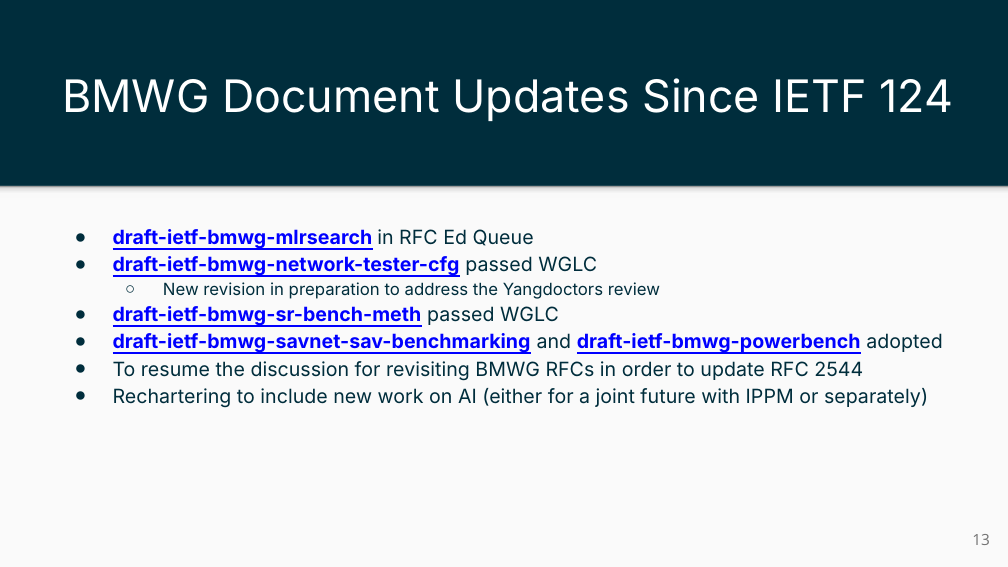
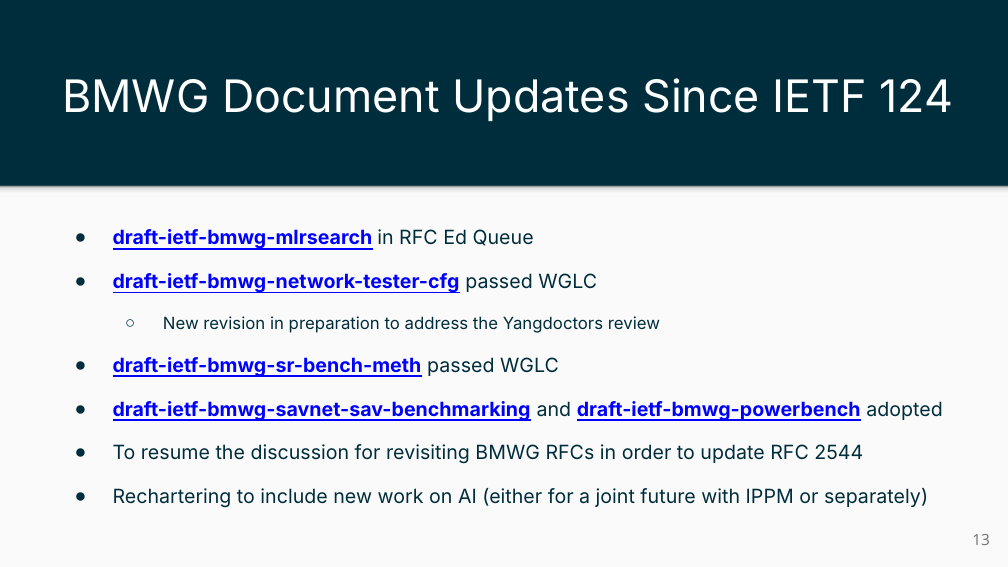
Before and after one commit to ietf-ippm/meeting-materials, a slide deck: slide 13 of ietf125-Shenzhen/slides/chair-slides-bmwg-ippm.pptx. Drawn at 1008x567 pixels with LibreOffice and Linux fonts; fonts in the diff are those of the drawing. Boxes give left, top, right and bottom in pixels: in the first picture for what was removed or moved away, otherwise in the second. Text is boxed around its words. In the diff, an @@ line names an element or a change of style, - is before the commit and + after.

```diff
--- a/ietf125-Shenzhen/slides/chair-slides-bmwg-ippm.pptx
+++ b/ietf125-Shenzhen/slides/chair-slides-bmwg-ippm.pptx
@@ text "draft-ietf-bmwg-mlrsearch in RFC Ed Queue" at <box>113,229,942,508</box>: more space between paragraphs @@
```
Also in this commit, not shown: 4 other slides changed, 1 other file.
